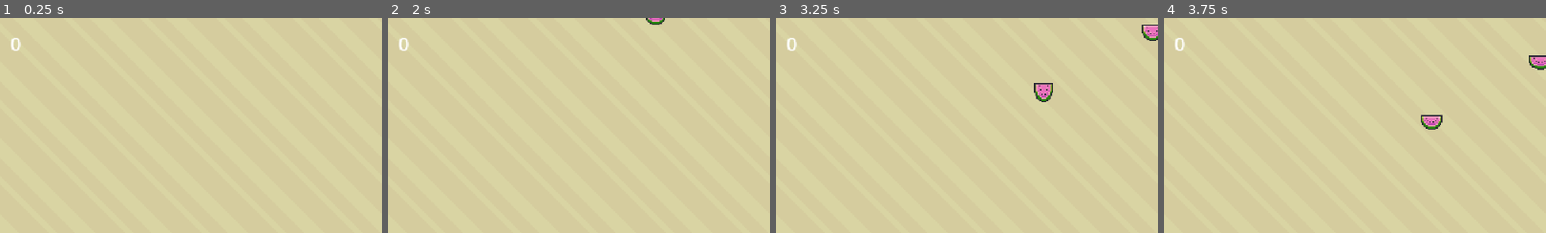
Above: before the commit, frames 1-4 (left to right).
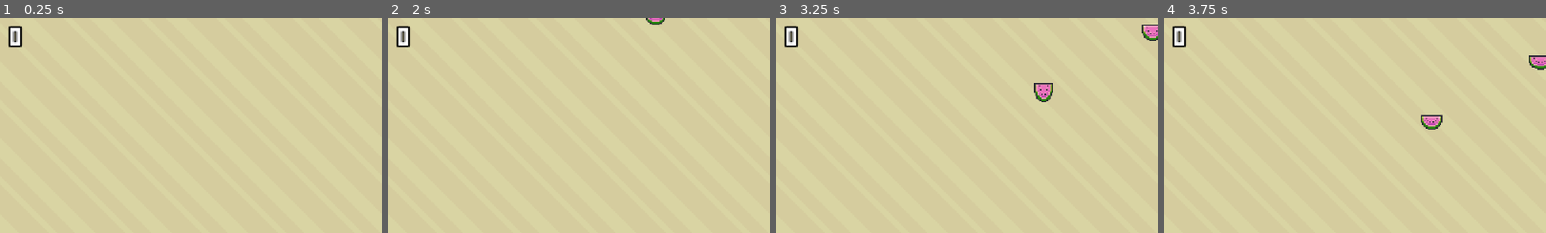
Above: after the commit, the same moments.

Repository: ExyiN/godot-collect-melons
Game: Godot game, scene res://scenes/game.tscn
Same seed, same stepped clock (60 frames per second), same inputs: the game is played once before the commit and once after it.
Inputs:
- Up to frame 1 (0.25 s): no input
- Up to frame 2 (2 s): hold D (move_right) from 0.53 s (still down); tap Space (jump) at 0.77, 1.52 s
- Up to frame 3 (3.25 s): release D (move_right) at 2.03 s; hold A (move_left) 2.03-2.78 s; hold D (move_right) from 2.78 s (still down); tap Space (jump) at 3.02 s
- Up to frame 4 (3.75 s): keep holding D (move_right)
The pictures show only the part of the screen within x 0-50%, y 0-50%; the shares and areas given below are measured in that part.

The runs differ from the first frame. In frame 1, 0.4% of the frame differs, in the area x 2-6%, y 3-16%; in frame 2, 0.4%; in frame 3, 0.4%; in frame 4, 0.4%.

Commit message:
Changed font

Diff:
--- a/scenes/hud.tscn
+++ b/scenes/hud.tscn
@@ -1,10 +1,15 @@
-[gd_scene format=3 uid="uid://dtpvdfygtgegh"]
+[gd_scene load_steps=2 format=3 uid="uid://dtpvdfygtgegh"]
+
+[ext_resource type="FontFile" uid="uid://c6jfx8dke3cku" path="res://assets/fonts/Micro5-Regular.ttf" id="1_ahhtf"]
 
 [node name="HUD" type="CanvasLayer"]
 
 [node name="Score" type="Label" parent="."]
 offset_left = 10.0
-offset_top = 10.0
 offset_right = 50.0
-offset_bottom = 33.0
+offset_bottom = 25.0
+theme_override_colors/font_outline_color = Color(0, 0, 0, 1)
+theme_override_constants/outline_size = 4
+theme_override_fonts/font = ExtResource("1_ahhtf")
+theme_override_font_sizes/font_size = 32
 text = "0"
Binary file added: assets/fonts/Micro5-Regular.ttf
Not shown, added: assets/fonts/Micro5-Regular.ttf.import
Binary file removed: assets/fonts/Text (White) (8x10).png
Not shown, removed: assets/fonts/Text (White) (8x10).png.import
